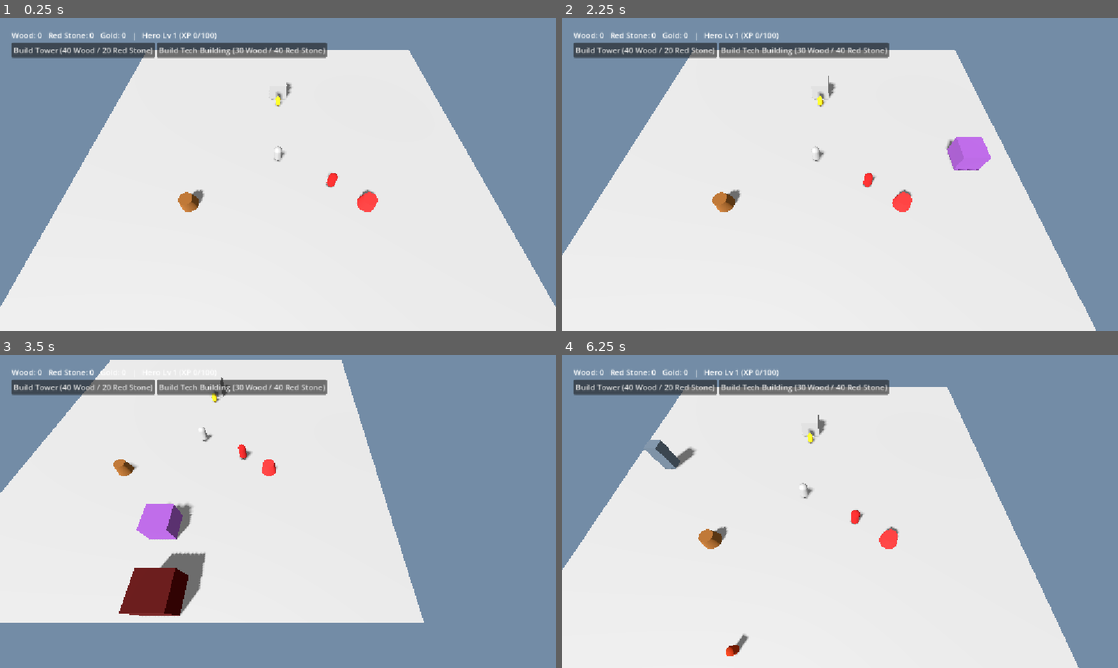
Above: before the commit, frames 1-4 (two rows, left to right).
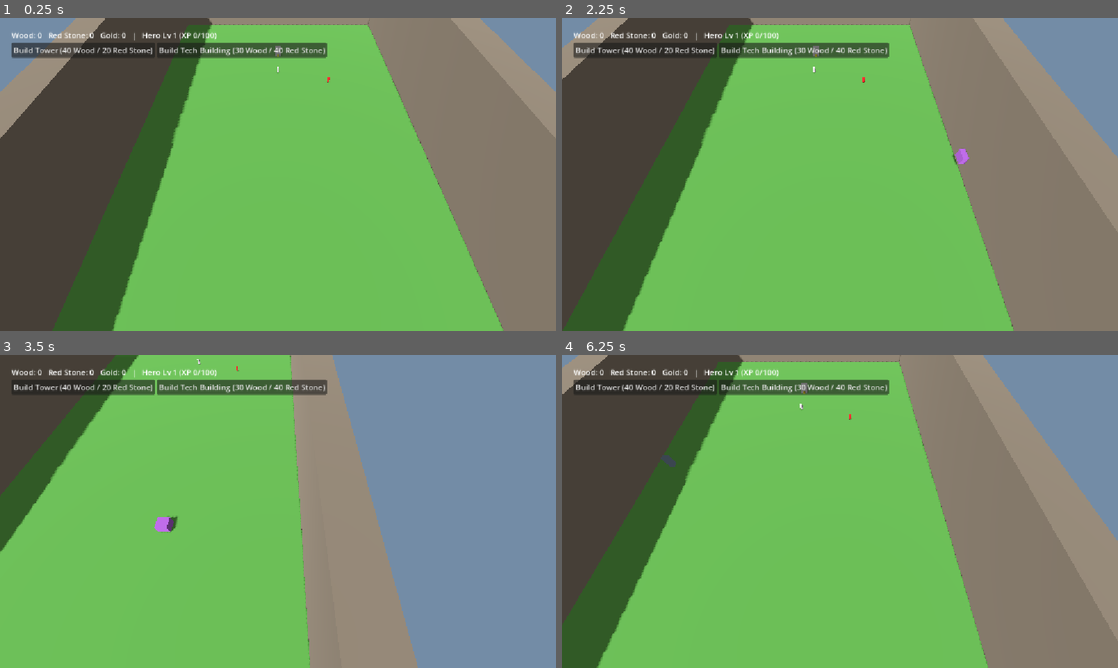
Above: after the commit, the same moments.

Repository: iMops019/commander-vs-monsters
Game: Godot game, scene res://scenes/main.tscn
Two runs of this game, one before a commit and one after it. Both use one fixed random seed, a clock stepped at 60 frames per second and the inputs below.
Inputs (mouse positions are in pixels of both pictures, inside the frame that each line leads up to):
- Up to frame 1 (0.25 s): no input
- Up to frame 2 (2.25 s): click "Build Tower (40 Wood / 20 Red…" at 0.5 s; click "Build Tech Building (30 Wood …" at 1.25 s; tap Enter at 2 s; move the mouse to (962, 158) at 2.02 s; press the mouse at (962, 158) at 2.03 s; hold D (move_right) from 2.03 s (still down)
- Up to frame 3 (3.5 s): tap Space (jump) at 2.27, 3.02 s; move the mouse to (166, 527) at 2.77 s; release D (move_right) at 2.78 s; release the mouse at (166, 527) at 2.78 s; hold S (move_back) from 2.78 s (still down); right-click (166, 527) at 2.85 s
- Up to frame 4 (6.25 s): move the mouse to (895, 442) at 3.52 s; release S (move_back) at 3.53 s; hold D (move_right) 3.53-4.28 s; hold V (toggle_camera) 3.53-4.28 s; move the mouse to (812, 574) at 4.27 s; hold W (move_forward) 4.28-5.03 s; tap Tab (toggle_view) at 4.35 s; click (812, 574) at 4.42 s; tap Space (jump) at 4.52, 5.27, 6.02 s; move the mouse to (1006, 558) at 5.02 s; press the mouse at (1006, 558) at 5.03 s; hold A (move_left) from 5.03 s (still down); move the mouse to (673, 464) at 5.77 s; release the mouse at (673, 464) at 5.78 s; right-click (673, 464) at 5.85 s

The runs differ from the first frame. In frame 1, 96% of the frame differs, in the area x 0-100%, y 0-100%; in frame 2, 94%; in frame 3, 69%; in frame 4, 92%.

Commit message:
Rework map into a huge long-corridor battlefield with border walls
Resizes the ground from a 40x40 square to a 70x260 corridor, moves the
player base, Monster Commander, and resource nodes to fit (bases at
opposite ends, resources contested in the middle), and adds a
procedural MapBorder that builds four collision walls around the
perimeter so the map reads as bounded. The border is a deliberate
greybox placeholder (solid collision, rock-grey color) meant to be
swapped for real Meshy cliff meshes later. Ground also gets a
grass-green placeholder material. Retuned the Commander camera's pan
speed and zoom range for the new scale.

Co-Authored-By: Claude Sonnet 5 <noreply@anthropic.com>

Diff:
--- a/scenes/main.tscn
+++ b/scenes/main.tscn
@@ -11,6 +11,7 @@
 [ext_resource type="PackedScene" path="res://scenes/training_dummy.tscn" id="9_dummy"]
 [ext_resource type="PackedScene" path="res://scenes/monster_commander.tscn" id="10_monster_cmd"]
 [ext_resource type="PackedScene" path="res://scenes/win_screen.tscn" id="11_winscreen"]
+[ext_resource type="Script" path="res://scripts/map_border.gd" id="12_border"]
 
 [sub_resource type="Environment" id="Environment_1"]
 background_mode = 1
@@ -20,10 +21,13 @@
 ambient_light_energy = 0.6
 
 [sub_resource type="BoxMesh" id="BoxMesh_ground"]
-size = Vector3(40, 1, 40)
+size = Vector3(70, 1, 260)
 
 [sub_resource type="BoxShape3D" id="BoxShape3D_ground"]
-size = Vector3(40, 1, 40)
+size = Vector3(70, 1, 260)
+
+[sub_resource type="StandardMaterial3D" id="StandardMaterial3D_ground"]
+albedo_color = Color(0.25, 0.45, 0.2, 1)
 
 [sub_resource type="CapsuleMesh" id="CapsuleMesh_hero"]
 radius = 0.4
@@ -50,12 +54,13 @@
 
 [node name="MeshInstance3D" type="MeshInstance3D" parent="Ground"]
 mesh = SubResource("BoxMesh_ground")
+material_override = SubResource("StandardMaterial3D_ground")
 
 [node name="CollisionShape3D" type="CollisionShape3D" parent="Ground"]
 shape = SubResource("BoxShape3D_ground")
 
 [node name="Hero" type="CharacterBody3D" parent="."]
-position = Vector3(0, 1.4, 0)
+position = Vector3(0, 1.4, -100)
 script = ExtResource("1_hero")
 
 [node name="CollisionShape3D" type="CollisionShape3D" parent="Hero"]
@@ -79,13 +84,13 @@
 current = false
 
 [node name="CommanderCamera" type="Camera3D" parent="."]
-position = Vector3(0, 18, 12)
+position = Vector3(0, 40, -40)
 rotation_degrees = Vector3(-60, 0, 0)
 current = true
 script = ExtResource("2_cam")
 
 [node name="Stockpile" type="Node3D" parent="."]
-position = Vector3(0, 0.5, -10)
+position = Vector3(0, 0.5, -110)
 script = ExtResource("4_stockpile")
 
 [node name="Health" type="Node" parent="Stockpile"]
@@ -97,21 +102,26 @@
 mesh = SubResource("BoxMesh_stockpile")
 
 [node name="Worker" parent="." instance=ExtResource("5_worker")]
-position = Vector3(0, 0.5, -8)
+position = Vector3(0, 0.5, -108)
 
 [node name="WoodNode" parent="." instance=ExtResource("6_resnode")]
-position = Vector3(-8, 0.5, 5)
+position = Vector3(-20, 0.5, 0)
 
 [node name="RedStoneNode" parent="." instance=ExtResource("6_resnode")]
-position = Vector3(8, 0.5, 5)
+position = Vector3(20, 0.5, 0)
 resource_type = "red_stone"
 
 [node name="HUD" parent="." instance=ExtResource("7_hud")]
 
 [node name="TrainingDummy" parent="." instance=ExtResource("9_dummy")]
-position = Vector3(5, 0.5, 3)
+position = Vector3(15, 0.5, -95)
 
 [node name="MonsterCommander" parent="." instance=ExtResource("10_monster_cmd")]
-position = Vector3(0, 0.5, 18)
+position = Vector3(0, 0.5, 110)
 
 [node name="WinScreen" parent="." instance=ExtResource("11_winscreen")]
+
+[node name="MapBorder" type="Node3D" parent="."]
+script = ExtResource("12_border")
+map_width = 70.0
+map_length = 260.0
--- a/scripts/commander_camera.gd
+++ b/scripts/commander_camera.gd
@@ -1,9 +1,9 @@
 extends Camera3D
 
-const PAN_SPEED := 12.0
-const ZOOM_STEP := 1.5
-const MIN_HEIGHT := 6.0
-const MAX_HEIGHT := 30.0
+const PAN_SPEED := 40.0
+const ZOOM_STEP := 4.0
+const MIN_HEIGHT := 10.0
+const MAX_HEIGHT := 100.0
 
 var active := false
 var selected_worker: Node = null
--- /dev/null
+++ b/scripts/map_border.gd
@@ -0,0 +1,38 @@
+extends Node3D
+
+@export var map_width: float = 70.0
+@export var map_length: float = 260.0
+@export var wall_height: float = 20.0
+@export var wall_thickness: float = 6.0
+
+
+func _ready() -> void:
+	var half_width := map_width / 2.0
+	var half_length := map_length / 2.0
+	var extended_width := map_width + wall_thickness * 2.0
+
+	_build_wall(Vector3(0, wall_height / 2.0, -half_length - wall_thickness / 2.0), Vector3(extended_width, wall_height, wall_thickness))
+	_build_wall(Vector3(0, wall_height / 2.0, half_length + wall_thickness / 2.0), Vector3(extended_width, wall_height, wall_thickness))
+	_build_wall(Vector3(-half_width - wall_thickness / 2.0, wall_height / 2.0, 0), Vector3(wall_thickness, wall_height, map_length))
+	_build_wall(Vector3(half_width + wall_thickness / 2.0, wall_height / 2.0, 0), Vector3(wall_thickness, wall_height, map_length))
+
+
+func _build_wall(local_position: Vector3, size: Vector3) -> void:
+	var wall := StaticBody3D.new()
+	add_child(wall)
+	wall.position = local_position
+
+	var mesh_instance := MeshInstance3D.new()
+	var box_mesh := BoxMesh.new()
+	box_mesh.size = size
+	mesh_instance.mesh = box_mesh
+	var material := StandardMaterial3D.new()
+	material.albedo_color = Color(0.35, 0.32, 0.28)
+	mesh_instance.material_override = material
+	wall.add_child(mesh_instance)
+
+	var collision_shape := CollisionShape3D.new()
+	var box_shape := BoxShape3D.new()
+	box_shape.size = size
+	collision_shape.shape = box_shape
+	wall.add_child(collision_shape)
Not shown: 1 places in scenes/main.tscn that only renumber resources
Not shown, added: scripts/map_border.gd.uid
Not shown, changed: docs/ROADMAP.md
